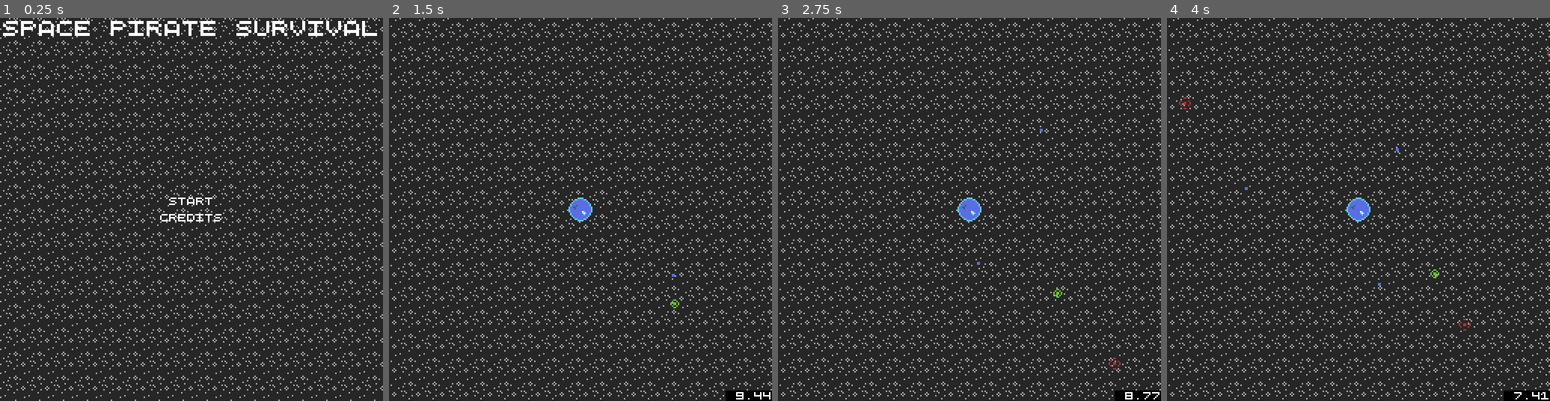
Above: before the commit, frames 1-4 (left to right).
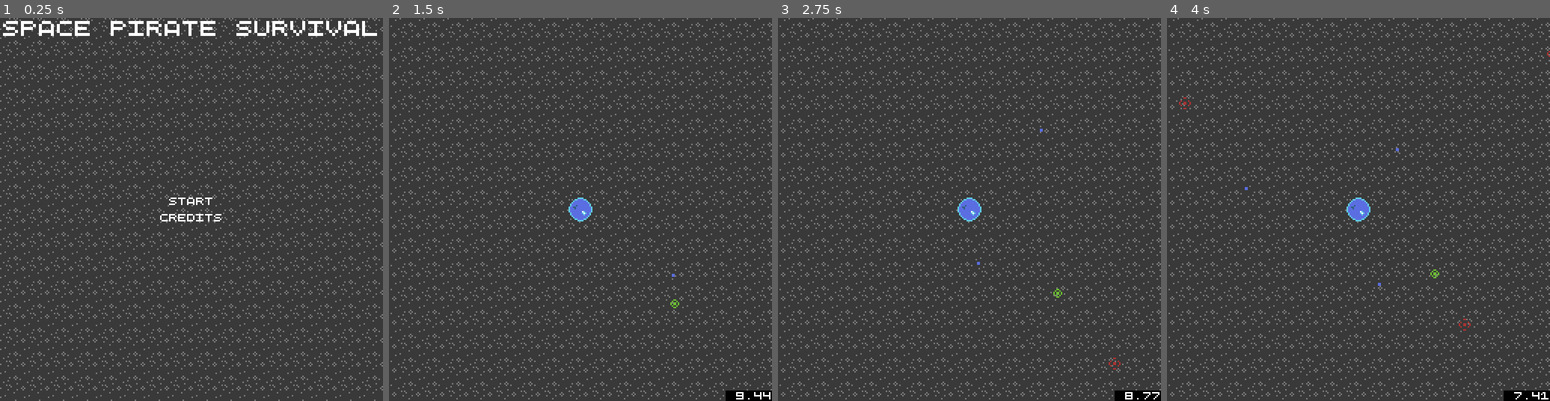
Above: after the commit, the same moments.

Repository: WinterAtne/Space-Pirate-Survival
Game: Godot game, scene res://scenes/main.tscn
Two runs of this game, one before a commit and one after it. Both use one fixed random seed, a clock stepped at 60 frames per second and the inputs below.
Inputs (mouse positions are in pixels of both pictures, inside the frame that each line leads up to):
- Up to frame 1 (0.25 s): no input
- Up to frame 2 (1.5 s): click "Start" at 0.5 s; tap Enter at 1.25 s; move the mouse to (664, 190) at 1.27 s; hold Space (accelerate) from 1.28 s (still down); click (664, 190) at 1.35 s
- Up to frame 3 (2.75 s): move the mouse to (892, 228) at 2.02 s; release Space (accelerate) at 2.03 s; click (892, 228) at 2.1 s
- Up to frame 4 (4 s): tap Enter at 2.75 s; move the mouse to (1396, 125) at 2.77 s; hold Space (accelerate) from 2.78 s (still down); click (1396, 125) at 2.85 s; move the mouse to (1339, 286) at 3.52 s; click (1339, 286) at 3.6 s

The runs differ from the first frame. In frame 1, 8.1% of the frame differs, in the area x 0-100%, y 0-100%; in frame 2, 8.1%; in frame 3, 8.1%; in frame 4, 8.1%.

Commit message:
Background alpha is really low

Diff:
--- a/scenes/background.tscn
+++ b/scenes/background.tscn
@@ -12,7 +12,7 @@
 motion_mirroring = Vector2(256, 256)
 
 [node name="Sprite2D" type="Sprite2D" parent="ParallaxLayer"]
-modulate = Color(1, 1, 1, 0.501961)
+modulate = Color(1, 1, 1, 0.25098)
 show_behind_parent = true
 texture_repeat = 2
 position = Vector2(128, 128)
